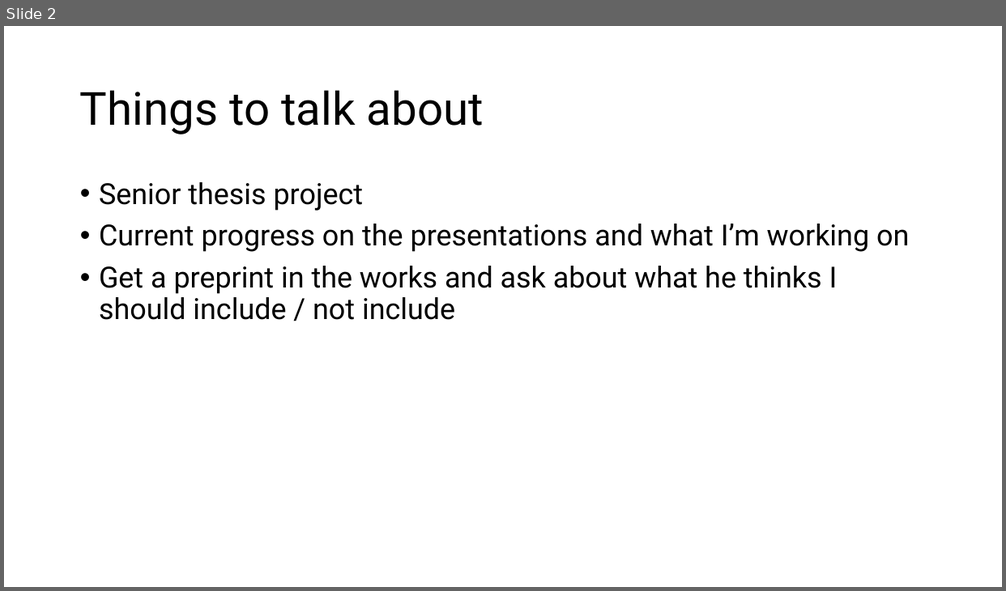
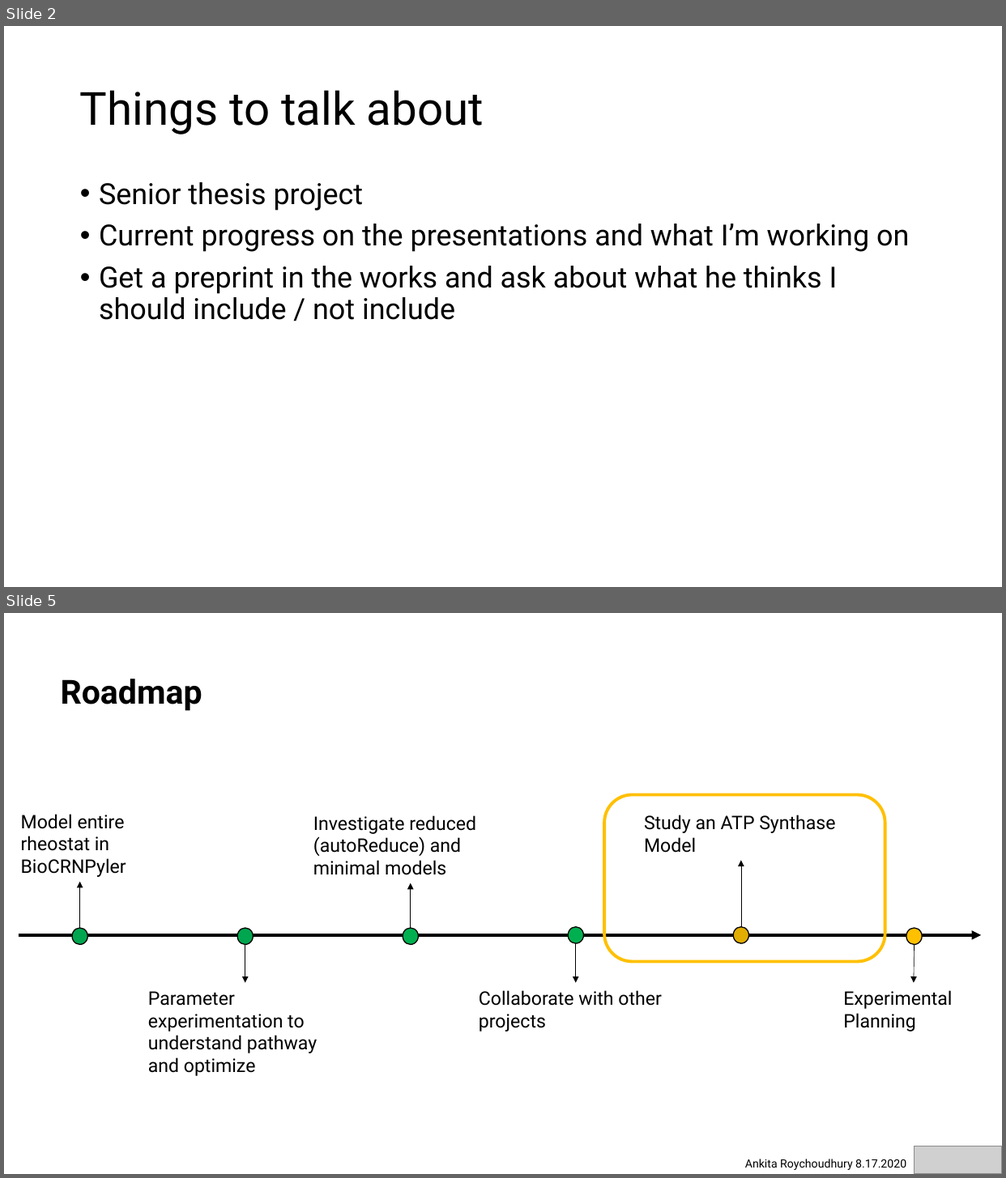
Before and after one commit to AnkitaRoychoudhury/ug_murray, a slide deck: miscellaneous/presentations/20200817_murray_mtg.pptx. Shown one above the other, each under a label of ours: slide 2 before the commit, slides 2 and 5 after it; the slides between them are not shown. The pictures are 1006x591 and 1006x1178 pixels, drawn with LibreOffice and Linux fonts; fonts in the diff are those of the drawing; grey boxes stand for pictures. Boxes give left, top, right and bottom in pixels: in the first picture for what was removed or moved away, otherwise in the second. Text is boxed around its words. In the diff, an @@ line names an element or a change of style, - is before the commit and + after.

Commit message:
working on presentations and atp synthase with ayush

```diff
--- a/miscellaneous/presentations/20200817_murray_mtg.pptx
+++ b/miscellaneous/presentations/20200817_murray_mtg.pptx
@@ slide 5 added at box(4, 613, 1002, 1174), background #FFFFFF @@
@@ title added at box(61, 679, 202, 711), 32 pt, text #000000, bold @@
+Roadmap
@@ rounded rectangle added at box(604, 795, 885, 962), outline #FFC000 3 pt @@
@@ group added at box(19, 814, 981, 1076): 7 arrows, 6 ellipses, 5 texts @@
+Model entire rheostat in BioCRNPyler
+Parameter experimentation to understand pathway and optimize
+Investigate reduced (autoReduce) and minimal models
+Collaborate with other projects
+Study an ATP Synthase Model
@@ text added at box(843, 990, 952, 1032), 18 pt, text #000000 @@
+Experimental Planning
@@ picture added at box(914, 1146, 1002, 1174) @@
@@ text added at box(745, 1159, 906, 1170), 11 pt, text #000000 @@
+Ankita Roychoudhury 8.17.2020
```
Also in this commit, not shown: 1 slide changed, 11 other slides added, 14 other files.
